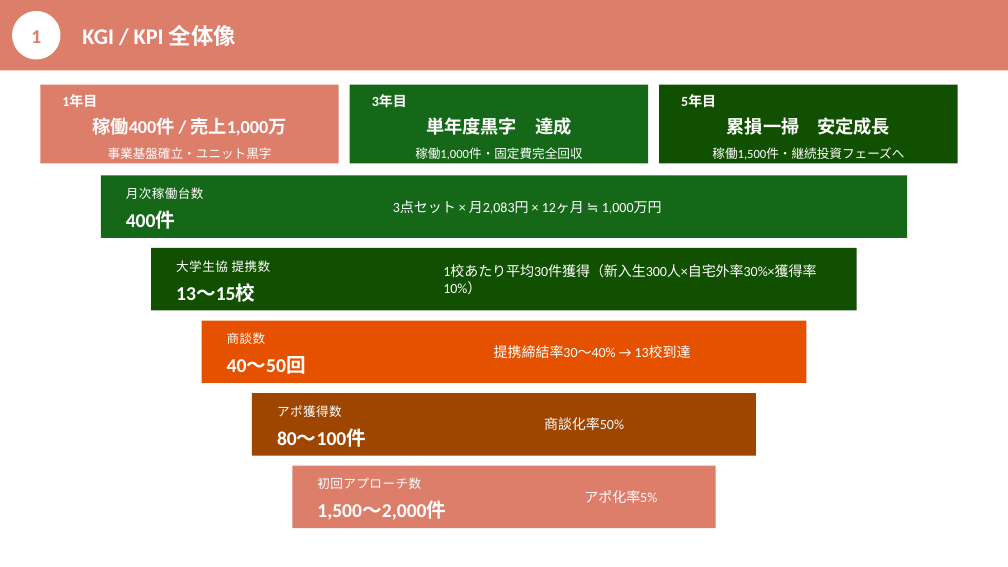
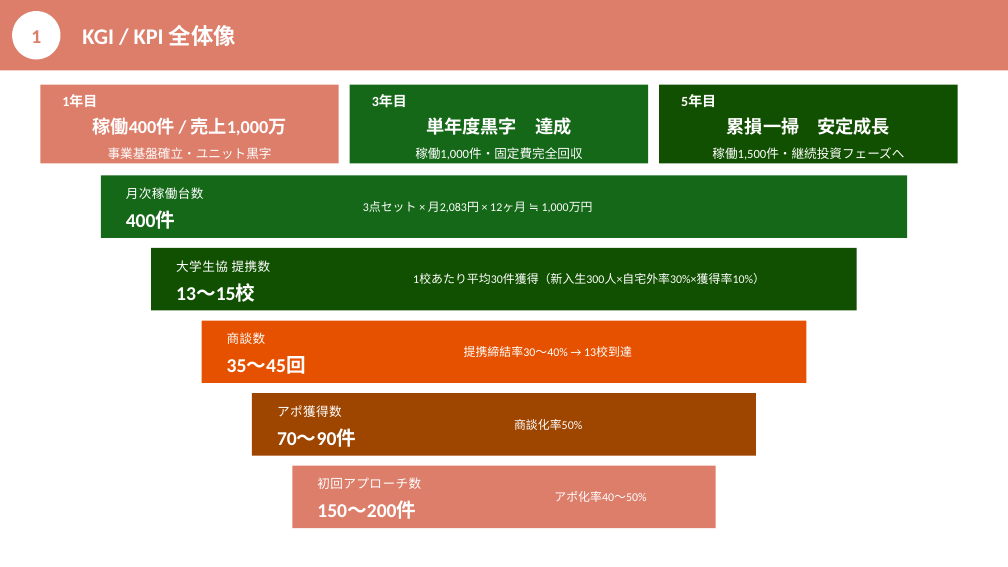
Before and after one commit to monomapblog-ui/sacure, a slide deck: slide 3 of 事業計画書_営業戦略プラン_v2.pptx. Drawn at 1008x567 pixels with LibreOffice and Linux fonts; fonts in the diff are those of the drawing. Boxes give left, top, right and bottom in pixels: in the first picture for what was removed or moved away, otherwise in the second. Text is boxed around its words. In the diff, an @@ line names an element or a change of style, - is before the commit and + after.

```diff
--- a/事業計画書_営業戦略プラン_v2.pptx
+++ b/事業計画書_営業戦略プラン_v2.pptx
@@ text "3点セット × 月2,083円 × 12ヶ月 ...": place and size @@
-text "3点セット × 月2,083円 × 12ヶ月 ..." at (393,200,662,214)
+text "3点セット × 月2,083円 × 12ヶ月 ..." at (363,201,593,213)
@@ text "1校あたり平均30件獲得（新入生300人×自宅外率30%×獲得率10%）": place and size @@
-text "1校あたり平均30件獲得（新入生300人×自宅外率30%×獲得率10%）" at (443,264,816,295)
+text "1校あたり平均30件獲得（新入生300人×自宅外率30%×獲得率10%）" at (413,274,765,284)
@@ text at (227,356,306,374): text changed @@
-40〜50回
+35〜45回
@@ text "提携締結率30〜40% → 13校到達": place and size @@
-text "提携締結率30〜40% → 13校到達" at (494,345,691,358)
+text "提携締結率30〜40% → 13校到達" at (464,346,632,357)
@@ size 10 to 8.5 pt in 4 elements at (363,201,593,213), (413,274,765,284), (464,346,632,357), (514,419,582,430) @@
@@ text "商談化率50%": place and size @@
-text "商談化率50%" at (544,417,624,430)
+text "商談化率50%" at (514,419,582,430)
@@ text at (277,429,356,447): text changed @@
-80〜100件
+70〜90件
@@ text at (317,501,416,519): text changed @@
-1,500〜2,000件
+150〜200件
@@ text at (554,491,646,502): text changed; size 10 to 8.5 pt @@
-アポ化率5%
+アポ化率40〜50%
```
Also in this commit, not shown: 2 other slides changed, 2 other files.
